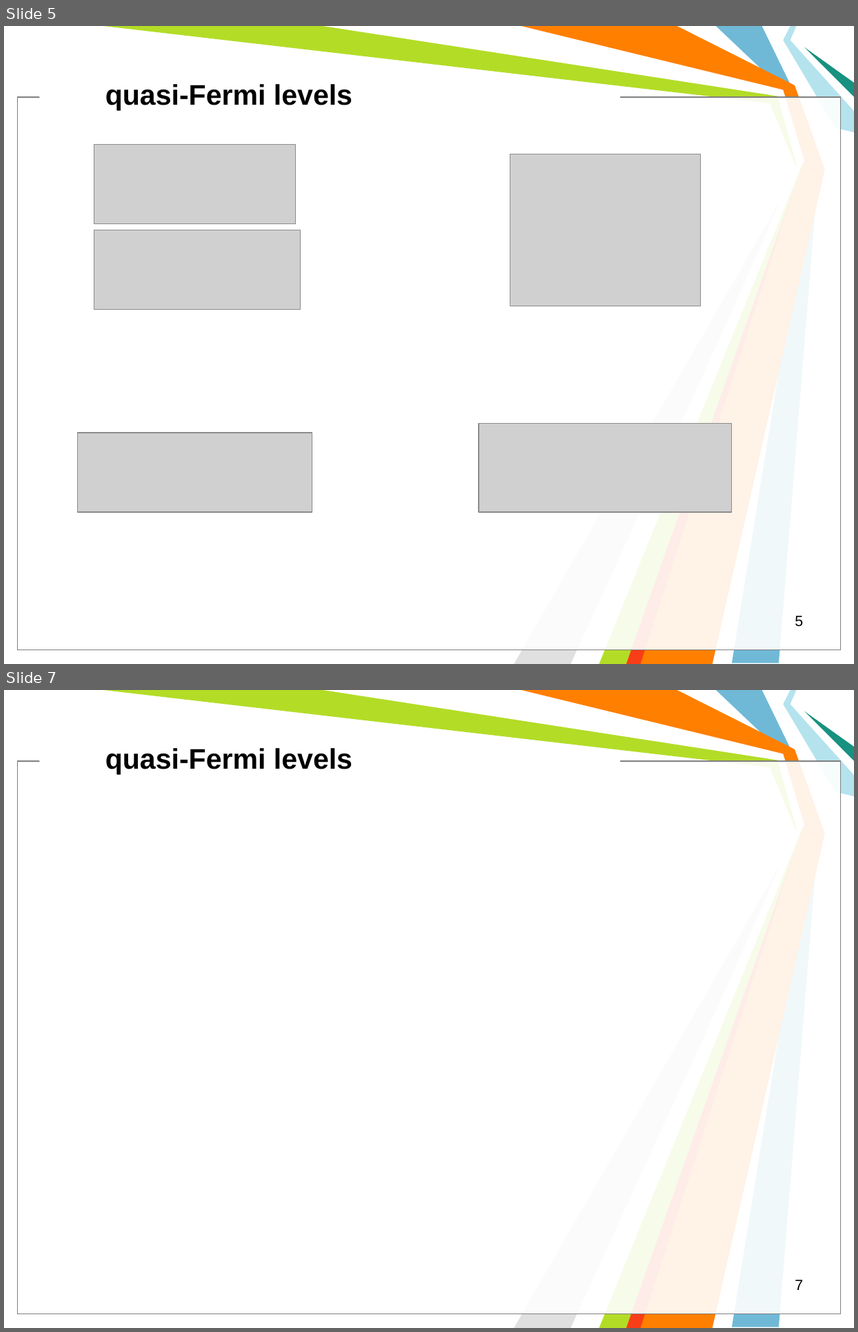
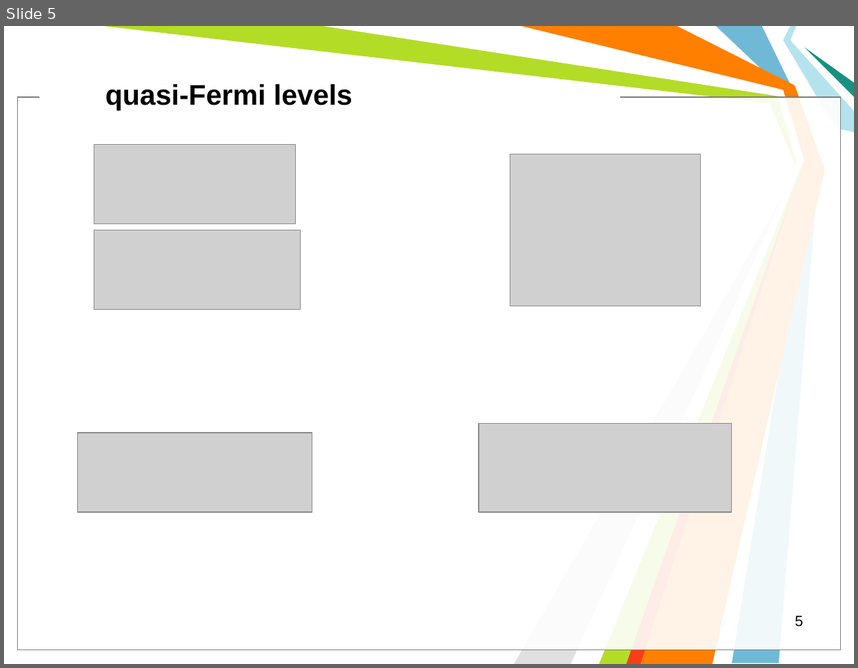
Before and after one commit to l432/NMK, a slide deck: Lecture/Photovoltaics/Photovoltaics2.ppt. Shown one above the other, each under a label of ours: slides 5 and 7 before the commit, slide 5 after it; the slides between them are not shown. The pictures are 858x1332 and 858x668 pixels, drawn with LibreOffice and Linux fonts; fonts in the diff are those of the drawing; grey boxes stand for pictures; background and template pictures are left out. Boxes give left, top, right and bottom in pixels: in the first picture for what was removed or moved away, otherwise in the second. Text is boxed around its words. In the diff, an @@ line names an element or a change of style, - is before the commit and + after.

```diff
--- a/Lecture/Photovoltaics/Photovoltaics2.ppt
+++ b/Lecture/Photovoltaics/Photovoltaics2.ppt
@@ slide 7 removed at [4, 690, 854, 1328], background #FFFFFF; not listed: 11 template elements that a slide beside it also shows @@
@@ text removed at [105, 748, 352, 775] @@
-quasi-Fermi levels
@@ page number removed at [795, 1279, 803, 1290] @@
-7
```
Also in this commit, not shown: 1 slide changed, 14 slides added, 2 other slides removed.
